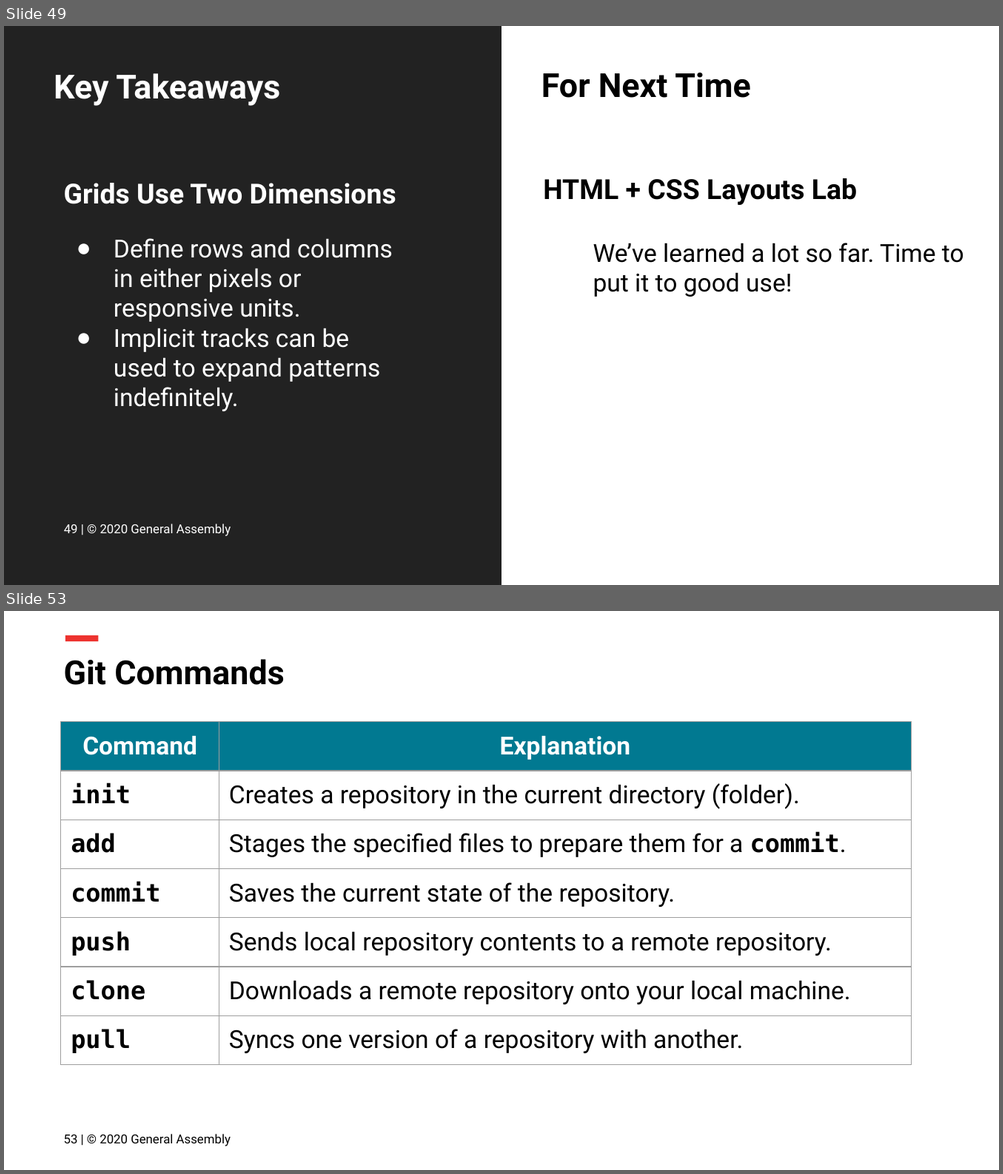
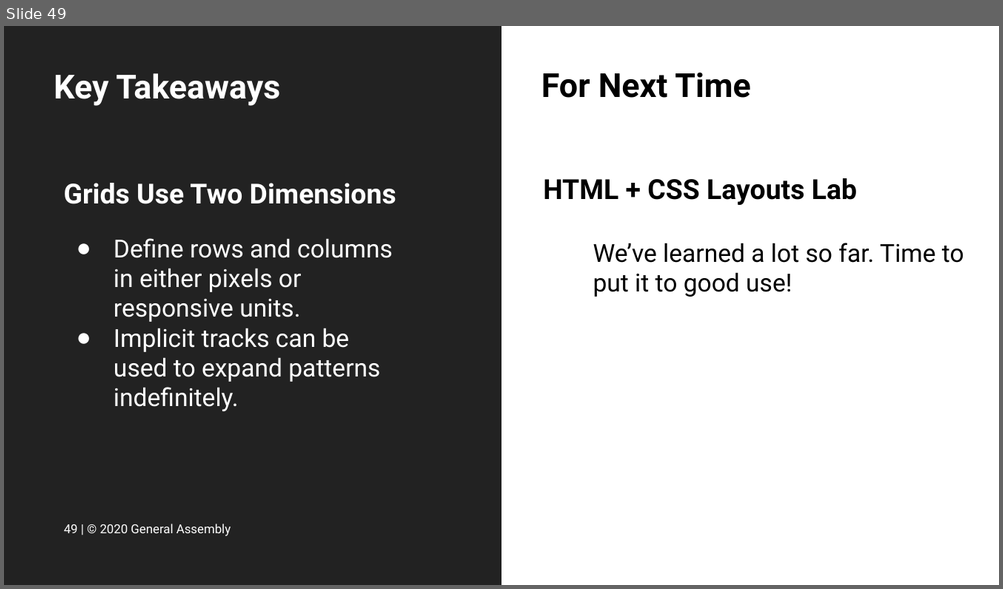
Before and after one commit to FEWD2022/Curriculum011822, a slide deck: Lesson Decks/05 CSS Grid - FEWD 3.2.pptx. Shown one above the other, each under a label of ours: slides 49 and 53 before the commit, slide 49 after it; the slides between them are not shown. The pictures are 1003x1174 and 1003x589 pixels, drawn with LibreOffice and Linux fonts; fonts in the diff are those of the drawing; background and template pictures are left out. Boxes give left, top, right and bottom in pixels: in the first picture for what was removed or moved away, otherwise in the second. Text is boxed around its words. In the diff, an @@ line names an element or a change of style, - is before the commit and + after.

```diff
--- a/Lesson Decks/05 CSS Grid - FEWD 3.2.pptx
+++ b/Lesson Decks/05 CSS Grid - FEWD 3.2.pptx
@@ slide 53 removed at (x1=4, y1=611, x2=999, y2=1170), background #FFFFFF @@
@@ rectangle removed at (x1=65, y1=635, x2=99, y2=641) @@
@@ title removed at (x1=64, y1=659, x2=284, y2=685) @@
-Git Commands
@@ table removed at (x1=61, y1=721, x2=911, y2=1056), 7 rows, 2 columns @@
-Command | Explanation
-init | Creates a repository in the current directory (folder).
-add | Stages the specified files to prepare them for a commit.
-commit | Saves the current state of the repository.
-push | Sends local repository contents to a remote repository.
-clone | Downloads a remote repository onto your local machine.
-pull | Syncs one version of a repository with another.
@@ text removed at (x1=64, y1=1134, x2=231, y2=1147) @@
-53 | © 2020 General Assembly
```
Also in this commit, not shown: 5 other slides removed, 1 other file.
